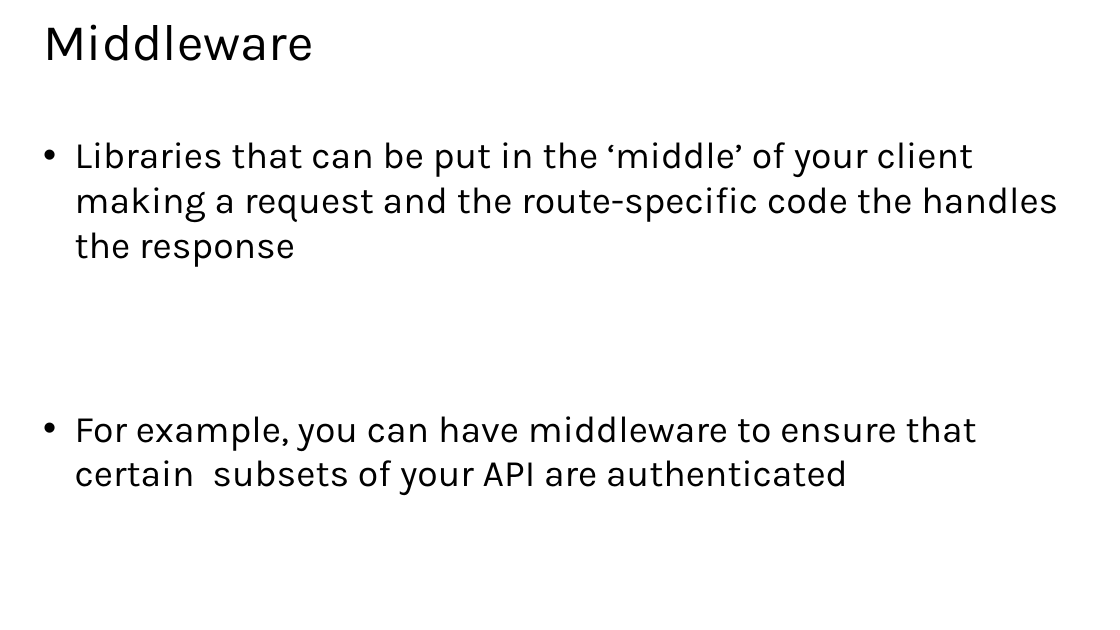
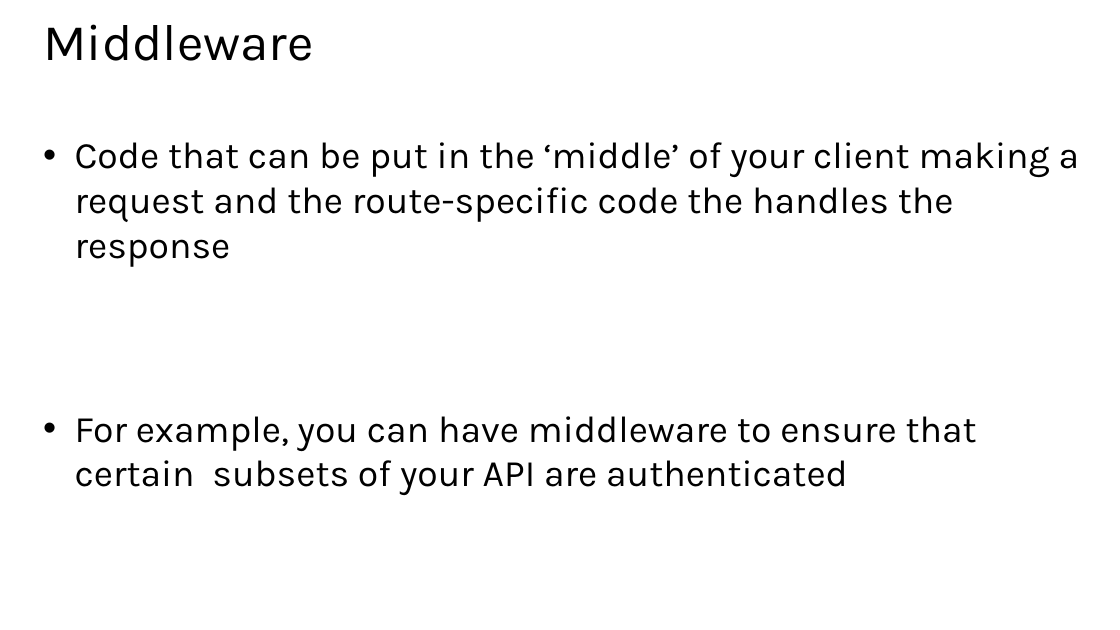
Before and after one commit to hwz/chirp, a slide deck: slide 17 of slides/module3.pptx. Drawn at 1120x630 pixels with LibreOffice and Linux fonts; fonts in the diff are those of the drawing. Boxes give left, top, right and bottom in pixels: in the first picture for what was removed or moved away, otherwise in the second. Text is boxed around its words. In the diff, an @@ line names an element or a change of style, - is before the commit and + after.

Commit message:
update slides

```diff
--- a/slides/module3.pptx
+++ b/slides/module3.pptx
@@ text at box(75, 142, 1080, 267): text changed @@
-• Libraries that can be put in the ‘middle’ of your client making a request and the route-specific code the handles the response
+• Code that can be put in the ‘middle’ of your client making a request and the route-specific code the handles the response
```
